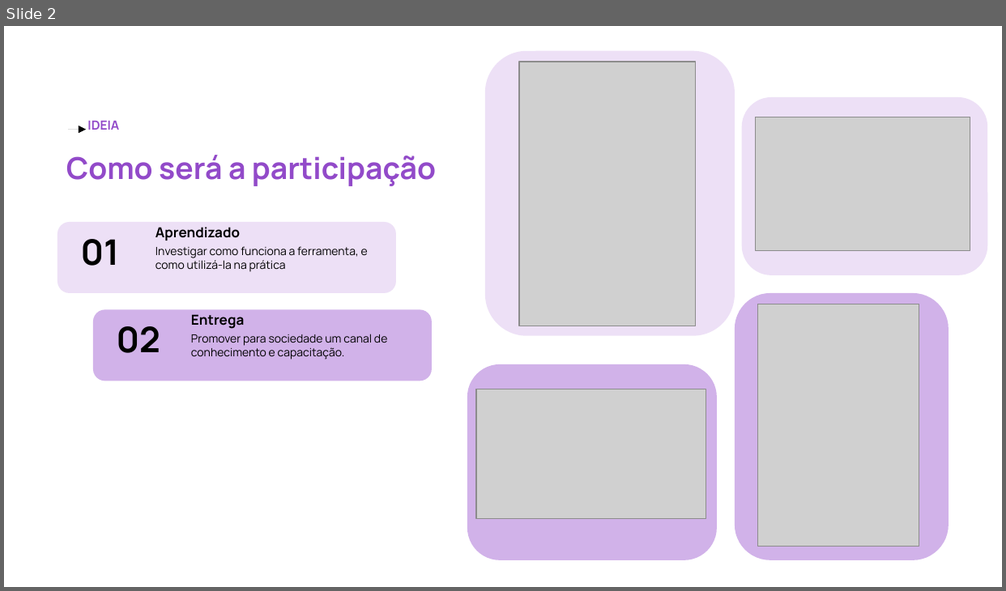
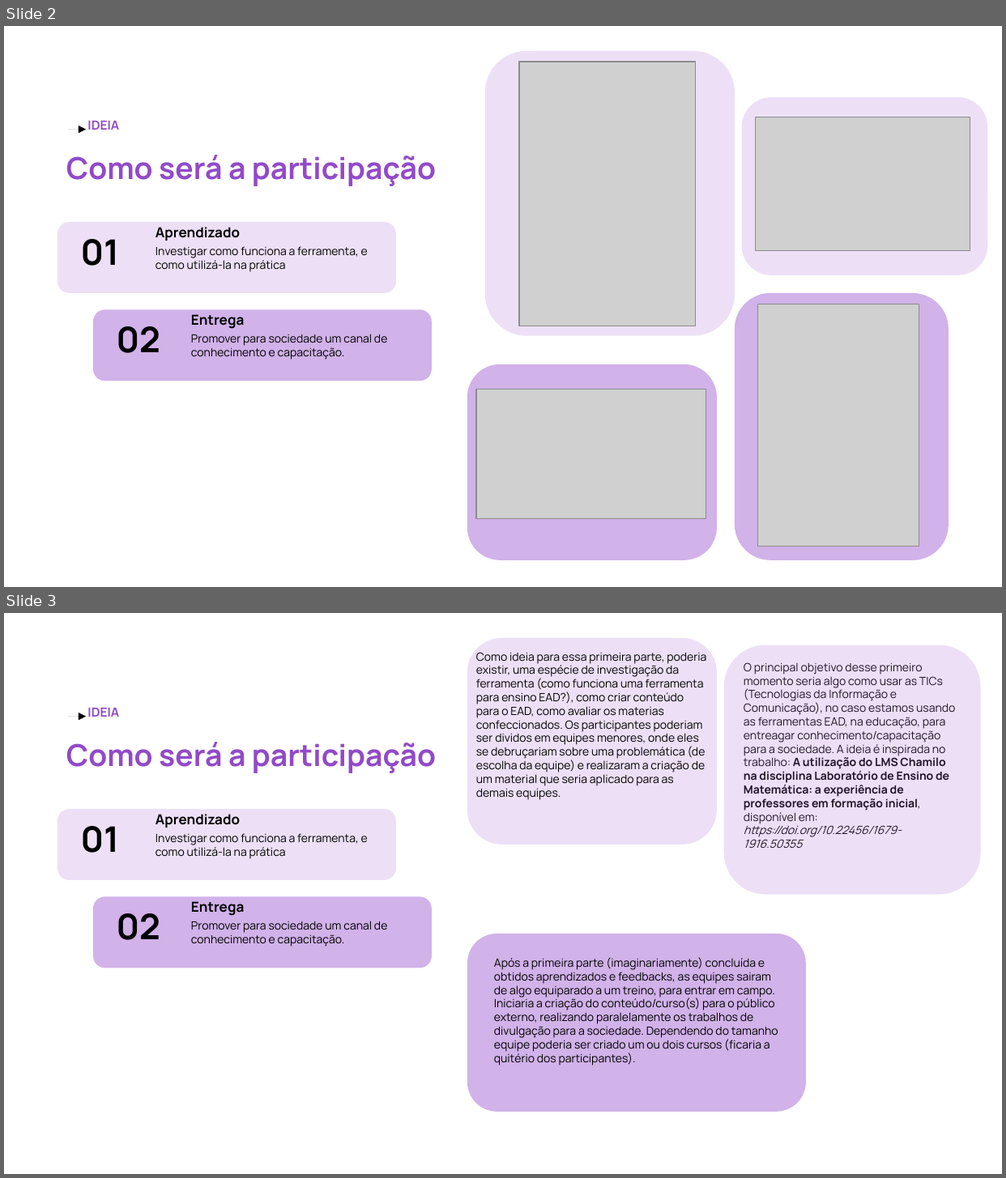
Before and after one commit to ProjetoEvila/EVLproduzido, a slide deck: projeto/documentos/ideia_participacao_gestao_financeira.odp. Shown one above the other, each under a label of ours: slide 2 before the commit, slides 2 and 3 after it. The pictures are 1006x591 and 1006x1178 pixels, drawn with LibreOffice and Linux fonts; fonts in the diff are those of the drawing; grey boxes stand for pictures. Boxes give left, top, right and bottom in pixels: in the first picture for what was removed or moved away, otherwise in the second. Text is boxed around its words. In the diff, an @@ line names an element or a change of style, - is before the commit and + after.

Commit message:
Padroniza slide para usar identidade do projeto

```diff
--- a/projeto/documentos/ideia_participacao_gestao_financeira.odp
+++ b/projeto/documentos/ideia_participacao_gestao_financeira.odp
@@ slide 3 added at bbox=[4, 613, 1002, 1174], background #FFFFFF @@
@@ rounded rectangle added at bbox=[467, 638, 718, 845], fill #A567D5 at 20% opacity @@
@@ text added at bbox=[476, 652, 706, 800], 9 pt, text #000000 @@
+Como ideia para essa primeira parte, poderia existir, uma espécie de investigação da ferramenta (como funciona uma ferramenta para ensino EAD?), como criar conteúdo para o EAD, como avaliar os materias confeccionados. Os participantes poderiam ser dividos em equipes menores, onde eles se debruçariam sobre uma problemática (de escolha da equipe) e realizaram a criação de um material que seria aplicado para as demais equipes.
@@ rounded rectangle added at bbox=[724, 645, 980, 895], fill #A567D5 at 20% opacity @@
@@ text added at bbox=[744, 662, 955, 848], 9 pt, text #000000 @@
+O principal objetivo desse primeiro momento seria algo como usar as TICs (Tecnologias da Informação e Comunicação), no caso estamos usando as ferramentas EAD, na educação, para entreagar conhecimento/capacitação para a sociedade. A ideia é inspirada no trabalho: A utilização do LMS Chamilo na disciplina Laboratório de Ensino de Matemática: a experiência de professores em formação inicial, disponível em: https://doi.org/10.22456/1679-1916.50355
@@ text added at bbox=[87, 708, 119, 717], 10 pt, text #924AC9, bold @@
+IDEIA
@@ arrow added from (68, 716) to (87, 716), #000000 0 pt @@
@@ text added at bbox=[66, 742, 436, 773], 24 pt, text #924AC9, bold @@
+Como será a participação
@@ rounded rectangle added at bbox=[57, 810, 396, 881], fill #A567D5 at 20% opacity @@
@@ text added at bbox=[81, 826, 120, 853], 28 pt, text #000000, bold @@
+01
@@ text added at bbox=[155, 814, 240, 828], 11 pt, text #000000, bold @@
+Aprendizado
@@ text added at bbox=[155, 833, 368, 859], 9 pt, text #000000 @@
+Investigar como funciona a ferramenta, e como utilizá-la na prática
@@ rounded rectangle added at bbox=[93, 897, 432, 969], fill #A567D5 at 50% opacity @@
@@ text added at bbox=[191, 901, 244, 916], 11 pt, text #000000, bold @@
+Entrega
@@ text added at bbox=[117, 914, 160, 940], 28 pt, text #000000, bold @@
+02
@@ text added at bbox=[191, 921, 387, 947], 9 pt, text #000000 @@
+Promover para sociedade um canal de conhecimento e capacitação.
@@ rounded rectangle added at bbox=[467, 934, 807, 1112], fill #A567D5 at 50% opacity @@
@@ text added at bbox=[494, 957, 778, 1066], 9 pt, text #000000 @@
+Após a primeira parte (imaginariamente) concluída e obtidos aprendizados e feedbacks, as equipes sairam de algo equiparado a um treino, para entrar em campo. Iniciaria a criação do conteúdo/curso(s) para o público externo, realizando paralelamente os trabalhos de divulgação para a sociedade. Dependendo do tamanho equipe poderia ser criado um ou dois cursos (ficaria a quitério dos participantes).
```
Also in this commit, not shown: 1 slide changed, 2 other files.
